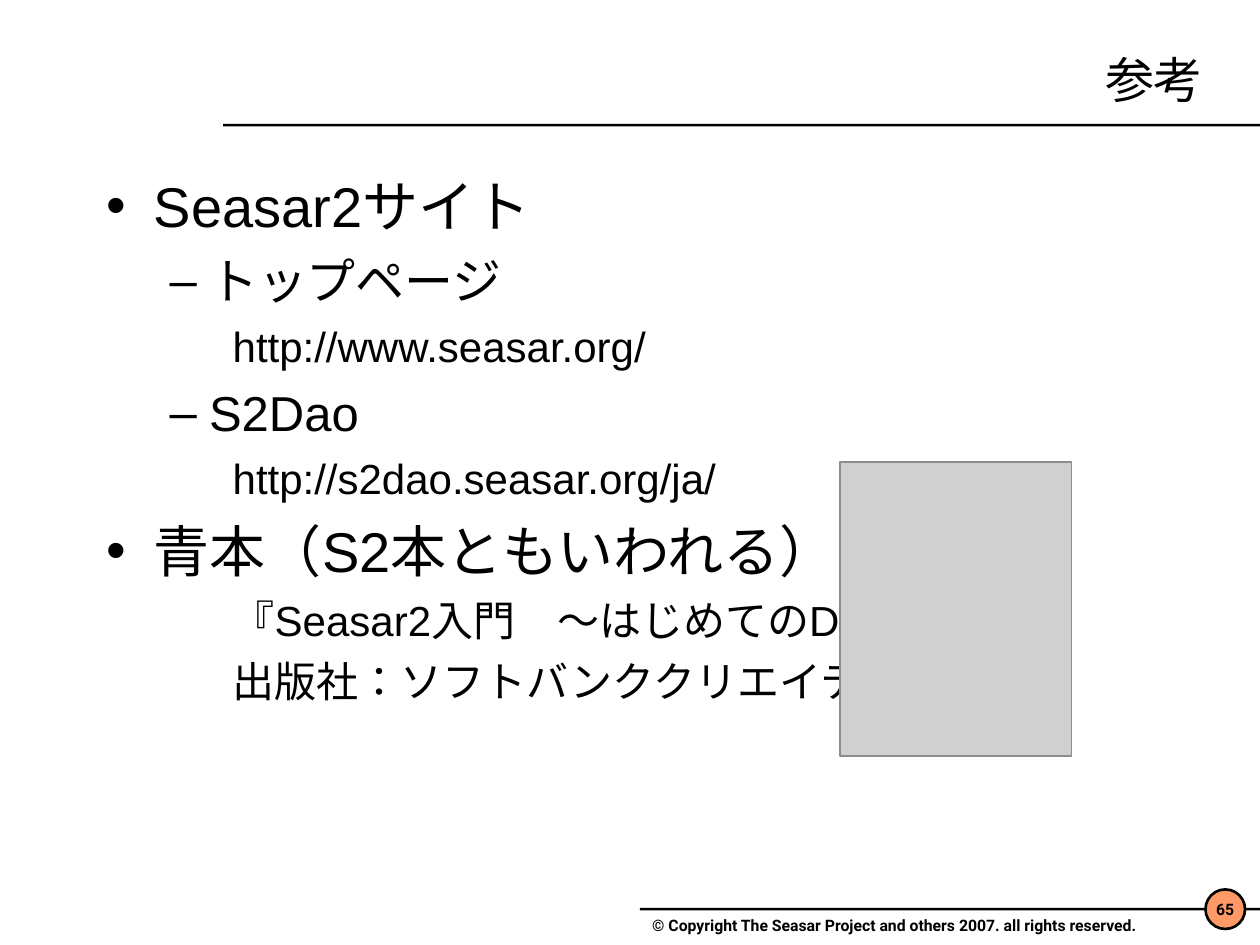
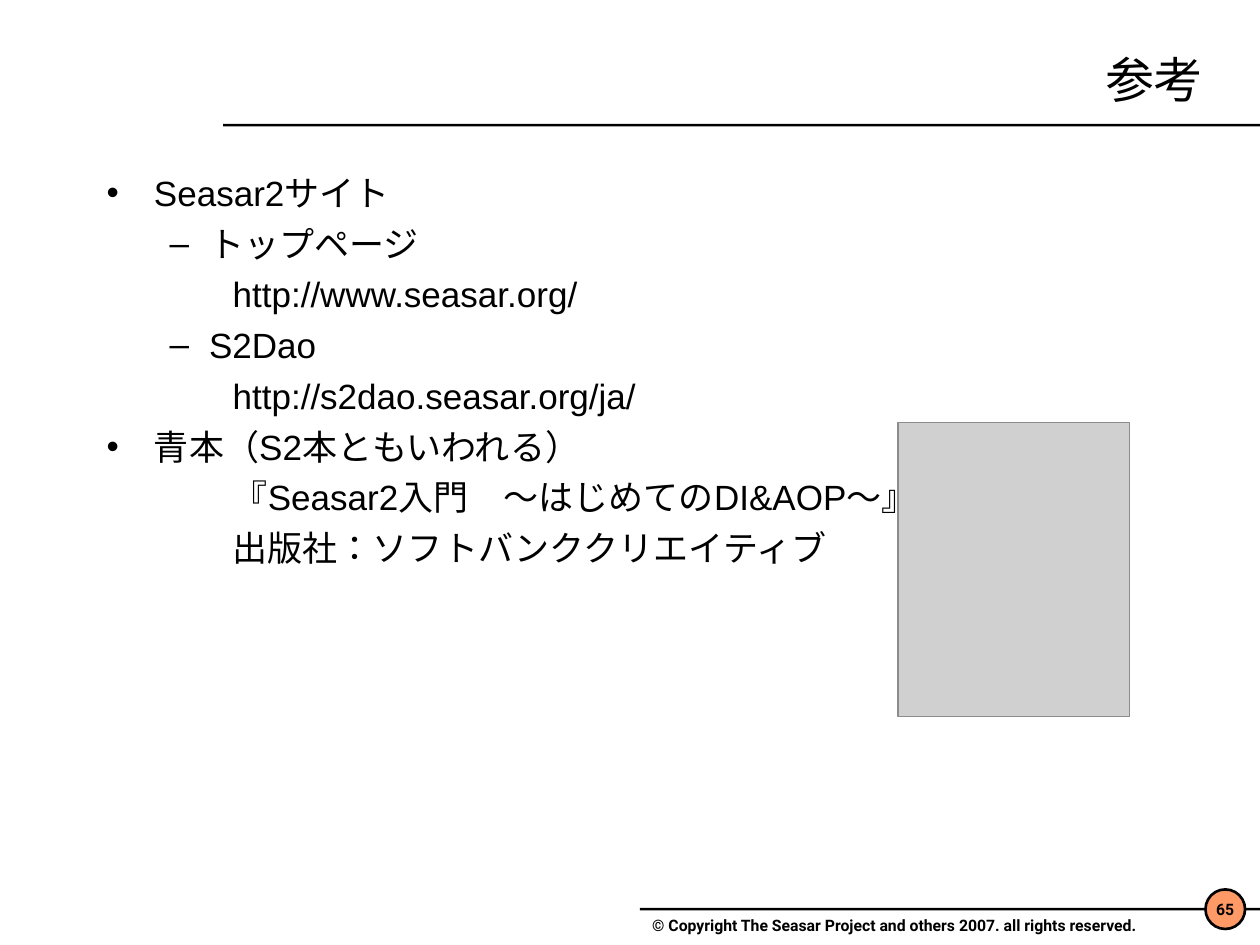
Before and after one commit to seasarorg/seasar2, a slide deck: slide 65 of seasar2_tutorial/S2Dao.ppt. Drawn at 1260x945 pixels with LibreOffice and Linux fonts; fonts in the diff are those of the drawing; grey boxes stand for pictures; background and template pictures are left out. Boxes give left, top, right and bottom in pixels: in the first picture for what was removed or moved away, otherwise in the second. Text is boxed around its words. In the diff, an @@ line names an element or a change of style, - is before the commit and + after.

```diff
--- a/seasar2_tutorial/S2Dao.ppt
+++ b/seasar2_tutorial/S2Dao.ppt
@@ text "Seasar2サイト" at (154, 178, 917, 564): size 32 to 20 pt in "Seasar2サイト", "青本（S2本ともいわれる）"; size 28 to 20 pt in "トップページ", "S2Dao"; size 24 to 20 pt in "http://www.seasar.org/", "http://s2dao.seasar.org/ja/", "『Seasar2入門 ～はじめてのDI&AOP～』", "出版社：ソフトバンククリエイティブ"; less space between paragraphs @@
@@ picture: place and size @@
-picture at (840, 462, 1072, 756)
+picture at (898, 423, 1130, 717)
```
Also in this commit, not shown: 21 other slides changed, 3 other files.
